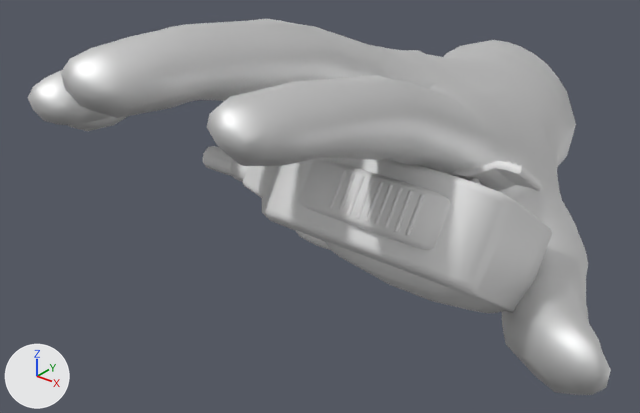
The FBX model Assets/BasicVRHands/Meshes/src/src_male_hand_low_r_radio.fbx, before and after one commit.
Both versions are drawn from a 50 mm camera at (0.143, -0.188, 0.09) aimed at (-0.003, -0.005, -0.023). Every picture has the same lights, and +X, +Y and +Z are marked at lower left. Where no turn or scale is listed for an object, it has been applied to the vertices.

Objects in the first picture: 'Radio_Lo', 'male_hand_low_r'.
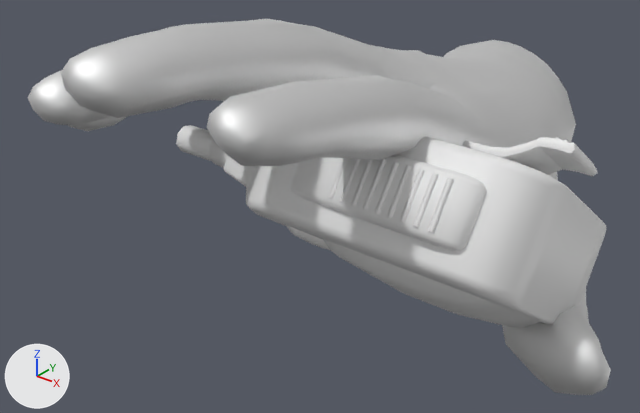
Where the newer file only moved an object's origin or applied its transform, the numbers keep the older frame.

Location of each change, (x1, y1, x2, y2) in pixels of the pictures (640 x 413 px; the box of a moved part takes in the faces that stretch with it):
'Radio_Lo', reshaped, moved, rescaled, turned: before (203, 146, 552, 313); after (176, 125, 607, 328)
'Radio_Lo.001', added: after (291, 155, 487, 251)
part 1 of me_cube_028, moved or reshaped: before (243, 157, 547, 312); after (223, 137, 607, 325)
part 2 of me_cube_028, moved or reshaped: before (295, 230, 330, 250); after (286, 226, 330, 250)
part 3 of me_cube_028, moved or reshaped: before (451, 161, 543, 191); after (462, 137, 597, 176)
part 4 of me_cube_028, moved or reshaped (not visible afterwards): before (470, 178, 481, 185)
part 5 of me_cube_028, moved or reshaped: before (203, 146, 249, 182); after (176, 125, 228, 168)
part 6 of me_cube_028, moved or reshaped: before (325, 241, 505, 313); after (324, 239, 541, 328)
part 7 of me_cube_028, deleted: before (299, 159, 540, 250)
part 8 of me_cube_028, added: after (555, 137, 595, 167)

Diff of the bpy script that builds the scene:
```diff
--- a/Assets/BasicVRHands/Meshes/src/src_male_hand_low_r_radio.fbx.py
+++ b/Assets/BasicVRHands/Meshes/src/src_male_hand_low_r_radio.fbx.py
@@ mat_radio @@
+mat_radio = principled_material('Radio')
+mat_radio.base_color = (0.8, 0.8, 0.8)  # white #e7e7e7
@@ me_cube_028 @@
 # used by ob_radio_lo; location = (0.0, -0.0024, -0.0209); rotation_euler = (1.571, 0.0, 0.0), in degrees (90, 0, 0); scale = (0.01, 0.01, 0.01)
-me_cube_028.from_pydata(...)  # 872 vertices, 780 faces; spans x -5.1..5.78, y -2.55..2.58, z -2.99..3.01
+me_cube_028.from_pydata(...)  # 665 vertices, 618 faces; spans x -0.05..0.06, y -0.03..0.03, z -0.03..0.03
+# me_cube_028 part 1: the loose piece of 256 vertices spanning x -3.1..5.78, y -2.55..2.58, z -2.99..2.98 is turned 90 degrees about the x axis through the mesh origin and scaled by 0.01, in mat_radio (white #e7e7e7)
+# me_cube_028 part 2: the loose piece of 48 vertices spanning x 0.11..0.7, y -1.5..-0.02, z 0.12..2.22 is scaled about its middle by (0.01, -0.014, 0.00693), then moved by (-0.4, 0.75, -1.18), in mat_radio (white #e7e7e7)
+# me_cube_028 part 3: the loose piece of 88 vertices spanning x 1.01..5.49, y 0.75..2.29, z -1.95..-0.18 is scaled about its middle by (0.01, -0.0111, 0.0064), then moved by (-3.22, -1.51, 1.08), in mat_radio (white #e7e7e7)
+# me_cube_028 part 4: the loose piece of 56 vertices spanning x 4.09..4.4, y 0.73..1.7, z -1.47..-0.24 is scaled about its middle by (0.01, -0.0126, 0.00657), then moved by (-4.2, -1.21, 0.87), in mat_radio (white #e7e7e7)
+# me_cube_028 part 5: the loose piece of 32 vertices spanning x -5.1..-3.04, y -0.45..0.44, z -0.45..0.44 is turned 90 degrees about the x axis through the mesh origin and scaled by 0.01, in mat_radio (white #e7e7e7)
+# me_cube_028 part 6: the loose piece of 48 vertices spanning x 0.95..5.59, y -2.52..0.23, z -1.33..2.44 is scaled about its middle by (0.01, -0.0136, 0.00676), then moved by (-3.24, 1.13, -0.57), in mat_radio (white #e7e7e7)
+# me_cube_028 part 7: 13 loose pieces with 243 vertices, spanning x 0.8..5.41, y 1.01..2.35, z -1.92..3.01, are deleted
+# me_cube_028 part 8
+# 38 vertices are added at x -0.01..0.05, y -0.02..0.02, z 0.01..0.02
+# 30 new faces join them
+me_cube_028.materials.append(mat_radio)  # white #e7e7e7
@@ me_cube_001 @@
+me_cube_001.from_pydata(...)  # 207 vertices, 162 faces; spans x 0.0..0.0496, y -0.0083..0.0055, z -0.0073..0.0087
+me_cube_001.materials.append(mat_radio)  # white #e7e7e7
@@ ob_radio_lo @@
 ob_radio_lo = bpy.data.objects.new('Radio_Lo', me_cube_028)
-ob_radio_lo.location = (0.0, -0.0024, -0.0209)
-ob_radio_lo.rotation_euler = (1.571, 0.0, 0.0)  # degrees (90, 0, 0)
-ob_radio_lo.scale = (0.01, 0.01, 0.01)
+ob_radio_lo.location = (0.0027, -0.0055, -0.0153)
+ob_radio_lo.scale = (1.2, 1.2, 1.2)
@@ ob_radio_lo_001 @@
+ob_radio_lo_001 = bpy.data.objects.new('Radio_Lo.001', me_cube_001)
+ob_radio_lo_001.location = (0.0124, -0.0333, 0.0041)
```
